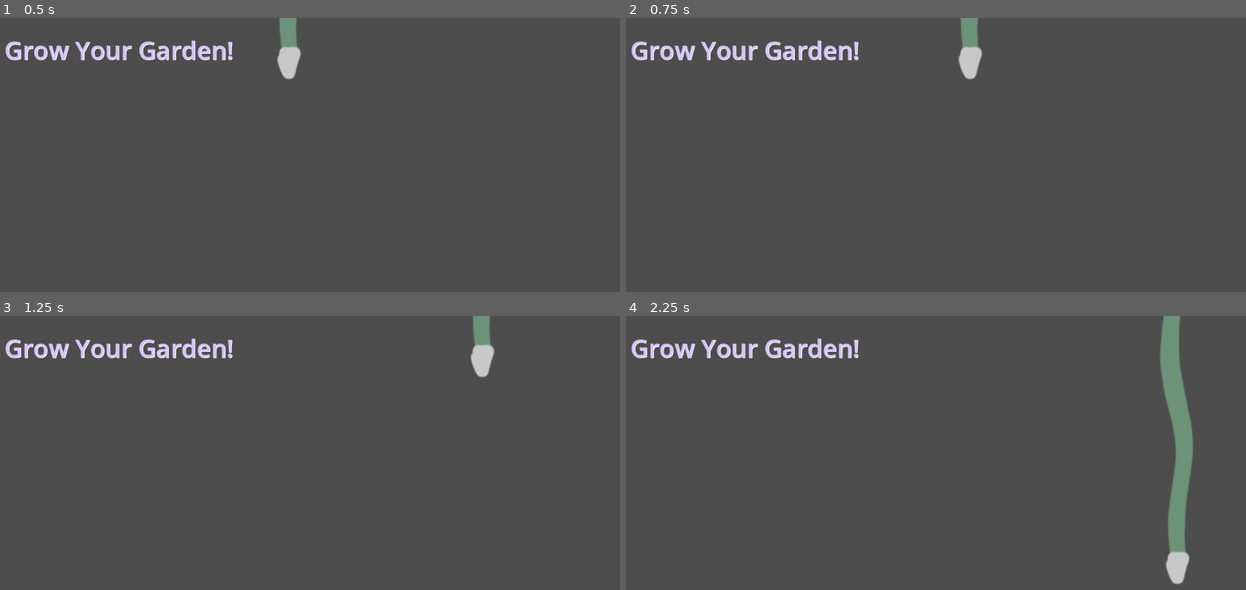
Above: before the commit, frames 1-4 (two rows, left to right).
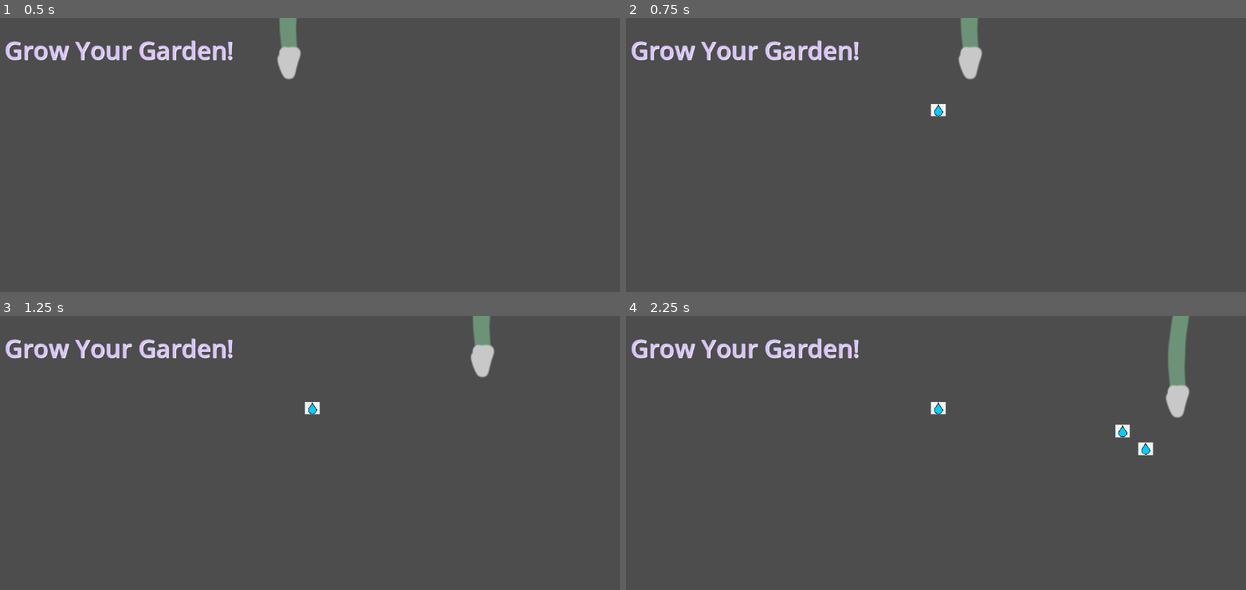
Above: after the commit, the same moments.

Repository: mcsurvivalmode/Flower_shooter
Game: Godot game, scene res://scenes/node_2d.tscn
The game is run twice, just before and just after one commit, with the same random seed, the same clock (stepped at 60 frames per second) and the same inputs. The project has no main scene, so this scene is started directly.
Inputs:
- Up to frame 1 (0.5 s): no input
- Up to frame 2 (0.75 s): tap Enter at 0.5 s; hold Right (right) from 0.53 s (still down); tap Space (space, bound only after the commit) at 0.6 s
- Up to frame 3 (1.25 s): keep holding Right (right)
- Up to frame 4 (2.25 s): release Right (right) at 1.28 s; hold Down (down) 1.28-2.03 s; tap Space (space, bound only after the commit) at 1.35, 2.1 s; hold Right (right) from 2.03 s (still down)

Frame 1 is identical in both runs. In frame 2, 0.1% of the frame differs, in the area x 49-52%, y 31-37%; in frame 3, 0.1%; in frame 4, 3.1%, in the area x 49-92%, y 0-98%.

Commit message:
bullets almost working

Diff:
--- a/musical_shooter/project.godot
+++ b/musical_shooter/project.godot
@@ -36,3 +36,8 @@
 "events": [Object(InputEventKey,"resource_local_to_scene":false,"resource_name":"","device":-1,"window_id":0,"alt_press …(195 unchanged characters)…
 ]
 }
+space={
+"deadzone": 0.5,
+"events": [Object(InputEventKey,"resource_local_to_scene":false,"resource_name":"","device":-1,"window_id":0,"alt_pressed":false,"shift_pressed":false,"ctrl_pressed":false,"meta_pressed":false,"pressed":false,"keycode":0,"physical_keycode":32,"key_label":0,"unicode":32,"location":0,"echo":false,"script":null)
+]
+}
--- a/musical_shooter/scenes/hose_movement.gd
+++ b/musical_shooter/scenes/hose_movement.gd
@@ -2,8 +2,10 @@
 
 # speed in pixels/sec
 var speed = 500
+const bulletPath = preload("res://water.tscn")
+var water_speed = 100
 
-func _physics_process(delta):
+func _physics_process(_delta):
 # setup direction of movement
 	var direction = Input.get_vector("left", "right", "up", "down")
 # stop diagonal movement by listening for input then setting axis to zero
@@ -14,8 +16,23 @@
 	else:
 		direction = Vector2.ZERO
 
+
+
 #normalize the directional movement
 	direction = direction.normalized()
 # setup the actual movement
 	velocity = (direction * speed)
 	move_and_slide()
+
+		#SHOOTING??
+
+func _process(_delta):
+	if Input.is_action_just_pressed("space"):
+		print("SHOOOT")
+		shoot()
+
+func shoot():
+	var water = bulletPath.instantiate()
+
+	get_parent().add_child(water)
+	water.position = $Marker2D2.global_position
--- a/musical_shooter/scenes/node_2d.tscn
+++ b/musical_shooter/scenes/node_2d.tscn
@@ -41,6 +41,9 @@
 [node name="Player" parent="." instance=ExtResource("4_jgb88")]
 position = Vector2(549, -199)
 
+[node name="Marker2D2" type="Marker2D" parent="Player"]
+position = Vector2(5, 366)
+
 [node name="StaticBody2D" type="StaticBody2D" parent="."]
 position = Vector2(571, 701)
 scale = Vector2(65.4, 4.24)
--- /dev/null
+++ b/musical_shooter/water.gd
@@ -0,0 +1,7 @@
+extends CharacterBody2D
+
+
+var speed = 300
+
+func _physics_process(delta):
+	var collision_info = move_and_collide(velocity.normalized() * delta * speed)
--- /dev/null
+++ b/musical_shooter/water.tscn
@@ -0,0 +1,19 @@
+[gd_scene load_steps=4 format=3 uid="uid://m50pca1s5qgc"]
+
+[ext_resource type="Script" path="res://water.gd" id="1_juc8s"]
+[ext_resource type="Texture2D" uid="uid://dm8endy11tajy" path="res://place_holders/water_droplet.png" id="1_oyvio"]
+
+[sub_resource type="RectangleShape2D" id="RectangleShape2D_66chk"]
+
+[node name="water" type="CharacterBody2D"]
+motion_mode = 1
+floor_snap_length = 22.0
+script = ExtResource("1_juc8s")
+
+[node name="CollisionShape2D" type="CollisionShape2D" parent="."]
+shape = SubResource("RectangleShape2D_66chk")
+
+[node name="Sprite2D" type="Sprite2D" parent="."]
+position = Vector2(-3, -1.90735e-06)
+scale = Vector2(0.0743056, 0.0631944)
+texture = ExtResource("1_oyvio")
Binary file added: musical_shooter/place_holders/water_droplet.png
Not shown, added: musical_shooter/place_holders/water_droplet.png.import
Not shown, added: musical_shooter/wat8C7D.tmp
Not shown, added: musical_shooter/watBED8.tmp
